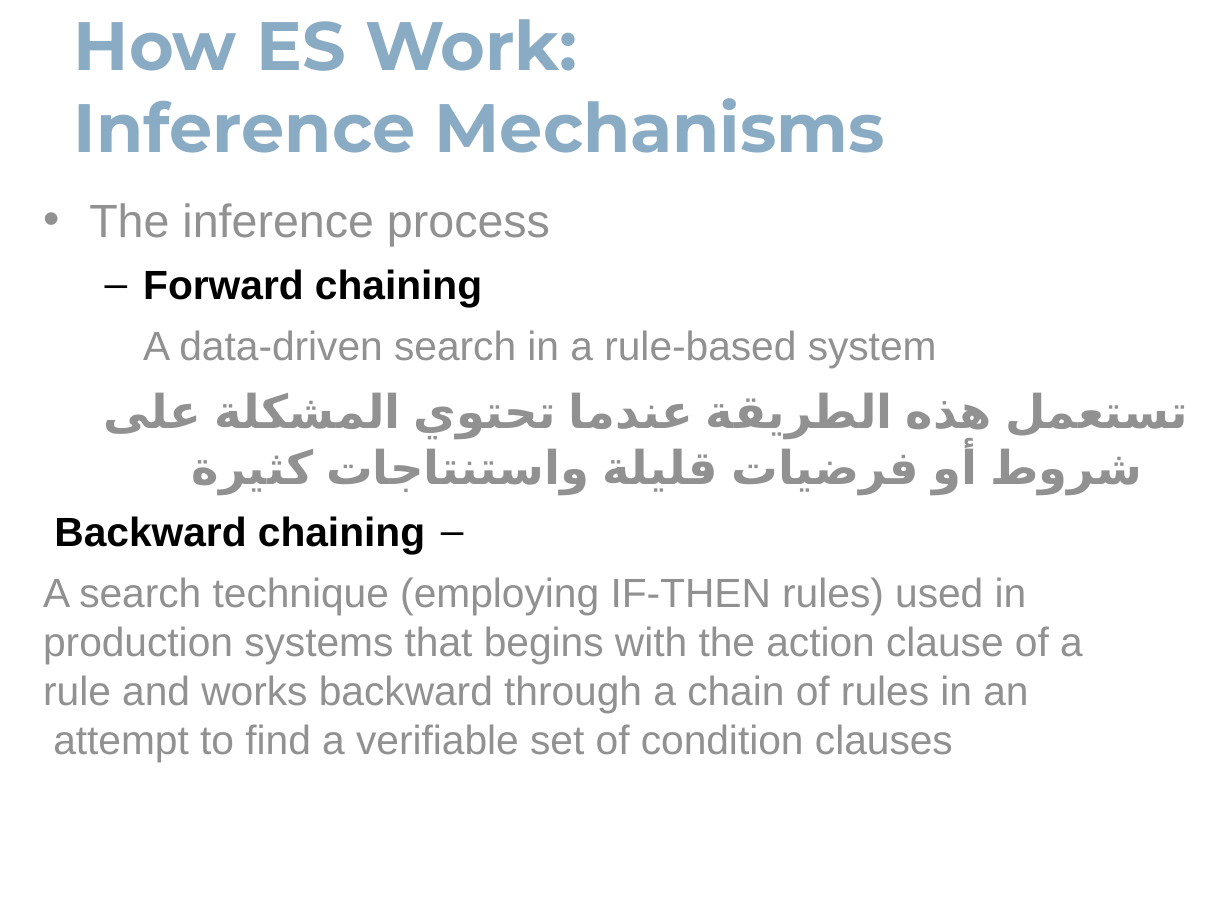
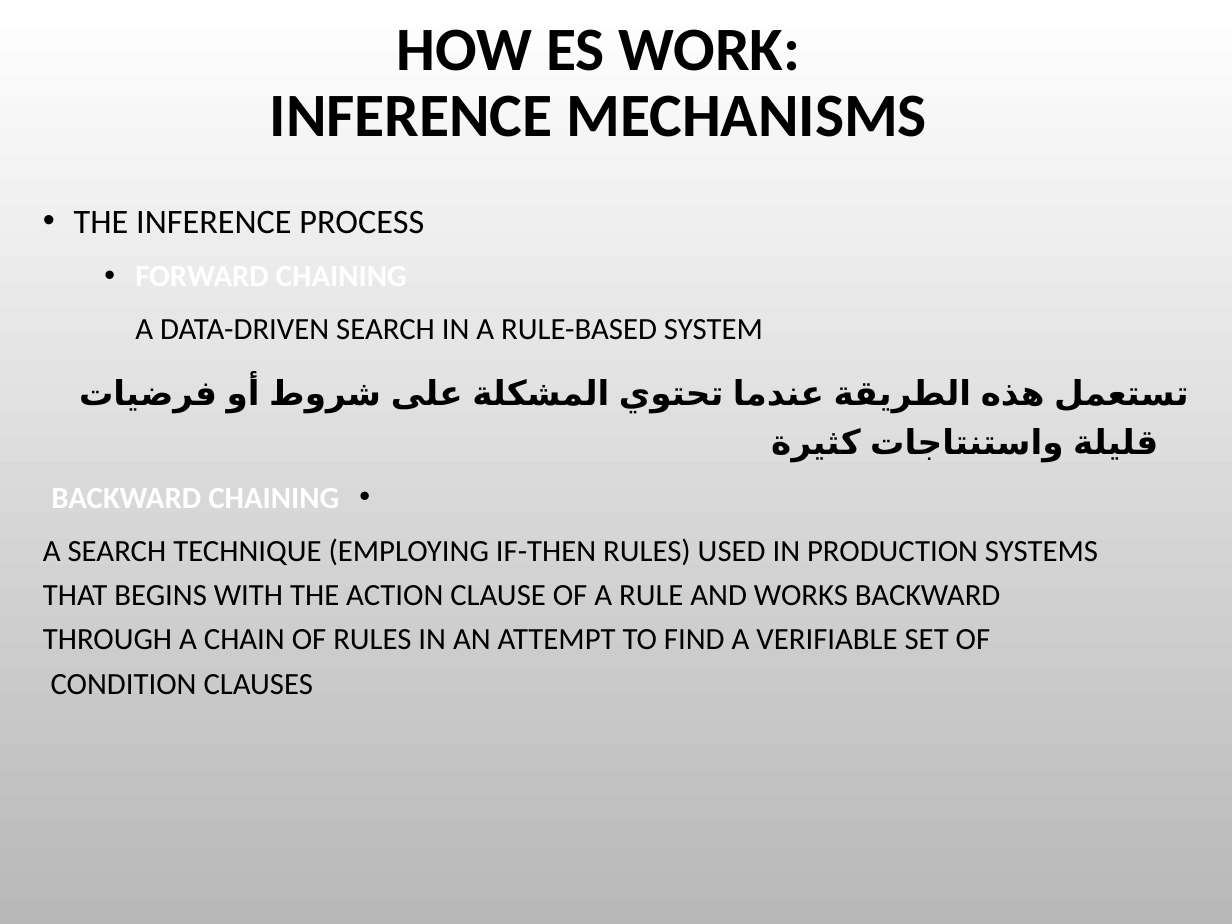
Before and after one commit to mansoura-cis/4th_Grade_IS-Master-, a slide deck: slide 36 of DSS{Dr_Ahmed_AbuEl-Ftouh}/Module5 AI/CH6-AI.ppt. Drawn at 1232x924 pixels with LibreOffice and Linux fonts; fonts in the diff are those of the drawing; background and template pictures are left out. Boxes give left, top, right and bottom in pixels: in the first picture for what was removed or moved away, otherwise in the second. Text is boxed around its words. In the diff, an @@ line names an element or a change of style, - is before the commit and + after.

```diff
--- a/DSS{Dr_Ahmed_AbuEl-Ftouh}/Module5 AI/CH6-AI.ppt
+++ b/DSS{Dr_Ahmed_AbuEl-Ftouh}/Module5 AI/CH6-AI.ppt
@@ title at (270,29,927,137): text changed; size 40 to 36 pt; font Montserrat to Calibri; text colour #8AABC4 to #000000 @@
-How ES Work:
-Inference Mechanisms
+HOW ES WORK:
+INFERENCE MECHANISMS
@@ text at (74,210,763,340): text changed; size 23.8 to 18 pt; font Arial to Calibri; text colour #919191 to #000000 @@
-• The inference process
-  – Forward chaining
-  A data-driven search in a rule-based system
+• THE INFERENCE PROCESS
+  • FORWARD CHAINING
+  A DATA-DRIVEN SEARCH IN A RULE-BASED SYSTEM
@@ text at (1054,379,1189,460): size 27.2 to 20 pt, font Arial to Calibri, text colour #919191 to #000000 in "تستعمل هذه الطريقة عندما تحتوي المشكلة على ..."; indent changed; line spacing 1 to 1.2; more space between paragraphs @@
@@ text at (43,479,1098,694): text changed; size 23.8 to 18 pt; font Arial to Calibri; text colour #919191 to #000000 @@
-  – Backward chaining
-  A search technique (employing IF-THEN rules) used in production systems that begins with the action clause of a rule and works backward through a chain of rules in an attempt to find a verifiable set of condition clauses
+  • BACKWARD CHAINING
+  A SEARCH TECHNIQUE (EMPLOYING IF-THEN RULES) USED IN PRODUCTION SYSTEMS THAT BEGINS WITH THE ACTION CLAUSE OF A RULE AND WORKS BACKWARD THROUGH A CHAIN OF RULES IN AN ATTEMPT TO FIND A VERIFIABLE SET OF CONDITION CLAUSES
```
Also in this commit, not shown: 39 other slides changed, 26 other files.
